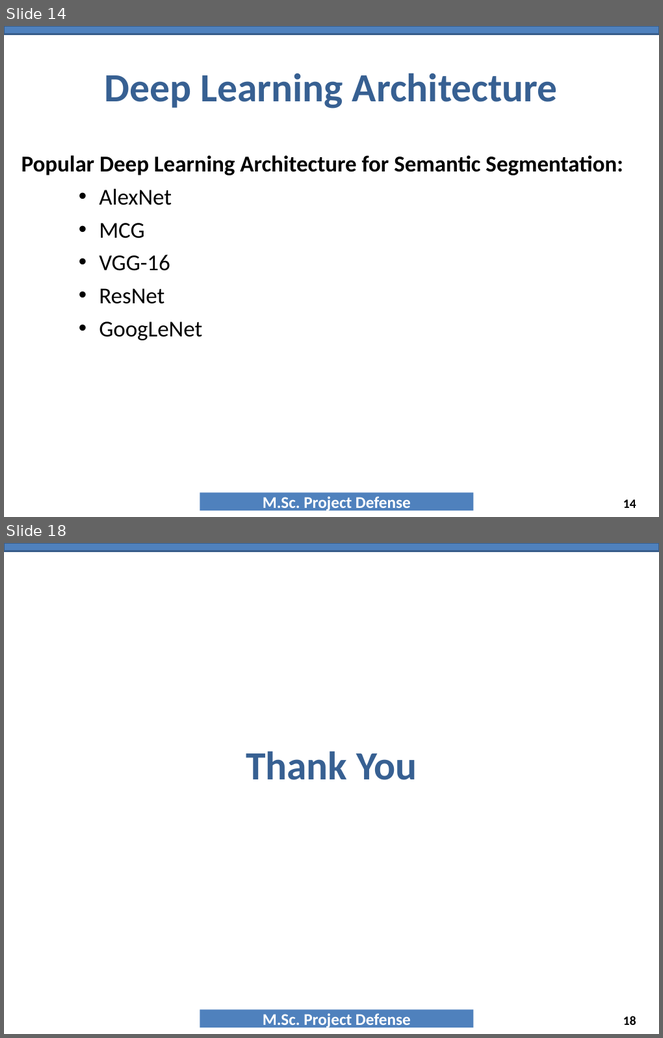
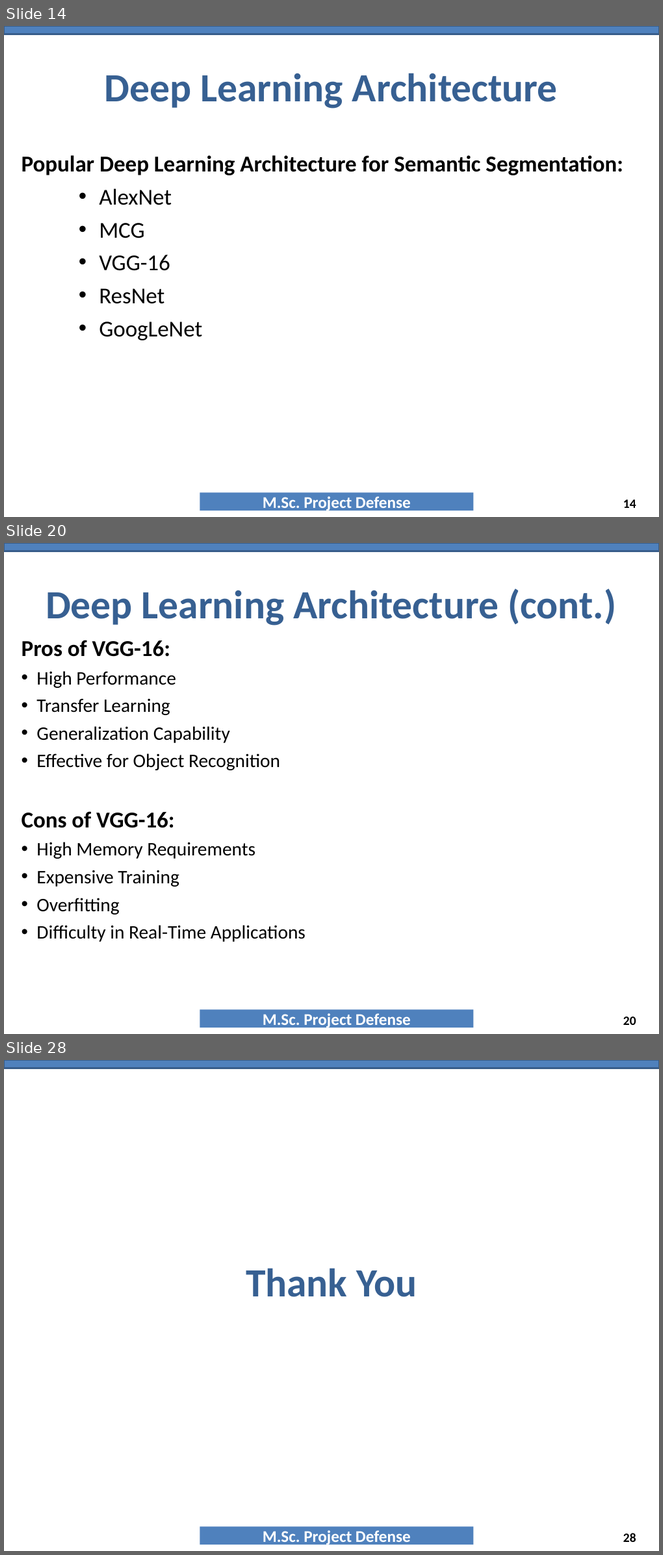
Before and after one commit to NAYANCSE27/msc-project, a slide deck: 9_PresentationTemplate_MscProject_CSE-057443.ppt. Shown one above the other, each under a label of ours: slides 14 and 18 before the commit, slides 14, 20 and 28 after it; the slides between them are not shown. The pictures are 663x1038 and 663x1555 pixels, drawn with LibreOffice and Linux fonts; fonts in the diff are those of the drawing; background and template pictures are left out. Boxes give left, top, right and bottom in pixels: in the first picture for what was removed or moved away, otherwise in the second. Text is boxed around its words. In the diff, an @@ line names an element or a change of style, - is before the commit and + after.

```diff
--- a/9_PresentationTemplate_MscProject_CSE-057443.ppt
+++ b/9_PresentationTemplate_MscProject_CSE-057443.ppt
@@ slide 20 added at (x1=4, y1=543, x2=659, y2=1034), background #FFFFFF; not listed: 2 template elements that a slide beside it also shows @@
@@ title added at (x1=46, y1=589, x2=616, y2=626), 44 pt, text #376092, bold @@
+Deep Learning Architecture (cont.)
@@ text added at (x1=22, y1=640, x2=306, y2=942), 21 pt, text #000000 @@
+Pros of VGG-16:
+• High Performance
+• Transfer Learning
+• Generalization Capability
+• Effective for Object Recognition
+Cons of VGG-16:
+• High Memory Requirements
+• Expensive Training
+• Overfitting
+• Difficulty in Real-Time Applications
@@ page number added at (x1=623, y1=1017, x2=636, y2=1025), 14 pt, text #000000, bold @@
+20
@@ what was slide 18 is now slide 28 @@
@@ page number at (x1=623, y1=1533, x2=636, y2=1542): text changed @@
-18
+28
```
Also in this commit, not shown: 2 slides changed, 11 other slides added, 2 slides removed, 2 other files.
